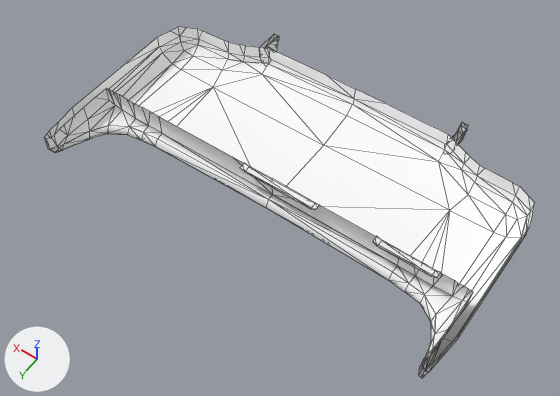
Renders of the Blender file compute module.blend from each side of a commit.
One viewpoint serves both versions: a 50 mm lens placed at (-8.19, 13.94, 17.1), pointed at (-0.31, 2.91, -0.22). The lights are fixed; the arrows at lower left show +X, +Y and +Z. Mesh edges are drawn as thin lines.

Names of what the first picture shows: 'Compute Module'.
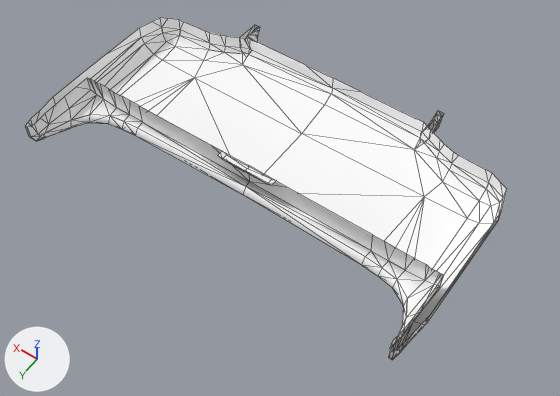
Where the change shows, as pixel boxes (x1, y1, x2, y2) in the pictures (560 x 396 px; the box of a moved part takes in the faces that stretch with it):
'Compute Module', reshaped, moved, modifiers changed: before (45, 27, 534, 378); after (26, 18, 507, 360)
part 1 of me_pip_boy_2000_007, moved or reshaped: before (180, 36, 199, 45); after (162, 27, 503, 202)
part 2 of me_pip_boy_2000_007, moved or reshaped: before (47, 136, 57, 149); after (28, 124, 392, 354)
part 3 of me_pip_boy_2000_007, added: after (97, 18, 507, 351)
part 4 of me_pip_boy_2000_007, added: after (35, 78, 443, 348)
part 5 of me_pip_boy_2000_007, added: after (87, 78, 444, 285)
part 6 of me_pip_boy_2000_007, added: after (31, 115, 407, 350)
part 7 of me_pip_boy_2000_007, deleted: before (45, 27, 534, 374)
part 8 of me_pip_boy_2000_007, cut back: before (286, 105, 534, 378); after (26, 18, 506, 360)
part 9 of me_pip_boy_2000_007, added: after (218, 150, 276, 185)

Patch to the scene script:
```diff
--- a/compute module.blend.py
+++ b/compute module.blend.py
@@ me_pip_boy_2000_007 @@
 # used by ob_compute_module; location = (-12.81, -0.09, -6.19); rotation_euler = (1.571, 0.0, 0.0), in degrees (90, 0, 0); scale = (1.65, 1.65, 1.65)
-me_pip_boy_2000_007.from_pydata(...)  # 400 vertices, 341 faces, 3 loose edges; spans x 3.77..11.4, y 3.74..4.35, z -3.55..0.91
+me_pip_boy_2000_007.from_pydata(...)  # 217 vertices, 174 faces, 3 loose edges; spans x 0.0..3.81, y 3.74..4.35, z -3.55..0.91
+# me_pip_boy_2000_007 part 1: the loose piece of 4 vertices spanning x 10.93..11.27, y 3.97..4.12, z -0.02..0.16 is moved by (-7.59, 0.0, 0.0)
+# me_pip_boy_2000_007 part 2: the loose piece of 5 vertices spanning x 11.14..11.2, y 4.1..4.35, z -3.55..-3.42 is moved by (-7.59, 0.0, 0.0)
+# me_pip_boy_2000_007 part 3: a new loose piece of 108 vertices spanning x 0.0..3.75, y 3.74..4.35, z -3.48..0.91
+# me_pip_boy_2000_007 part 4: a new loose piece of 26 vertices spanning x 0.0..3.64, y 3.91..4.35, z -3.43..-2.02, in mat_material_0024ec (its picture is missing)
+# me_pip_boy_2000_007 part 5: a new loose piece of 21 vertices spanning x 0.0..3.64, y 3.91..4.35, z -2.06..-2.02, in mat_material_0024ec (its picture is missing)
+# me_pip_boy_2000_007 part 6: a new loose piece of 19 vertices spanning x 0.0..3.6, y 3.77..4.11, z -3.55..-2.14, in mat_material_0024ec (its picture is missing)
+# me_pip_boy_2000_007 part 7: 12 loose pieces with 332 vertices, spanning x 3.9..11.4, y 3.74..4.35, z -3.55..0.91, are deleted
+# me_pip_boy_2000_007 part 8: 58 vertices removed from x 3.77..7.58, y 3.74..4.35, z -3.55..0.48; 22 vertices added at x 3.6..3.81, y 3.92..4.35, z -3.55..-0.01
+# me_pip_boy_2000_007 part 9: 11 vertices added at x 0.0..0.56, y 4.31..4.35, z -2.15..-2.02
 me_pip_boy_2000_007.materials.append(mat_material_000001)
@@ ob_compute_module @@
 ob_compute_module = bpy.data.objects.new('Compute Module', me_pip_boy_2000_007)
-ob_compute_module.location = (-12.81, -0.09, -6.19)
+ob_compute_module.location = (0.48, -0.09, -6.19)
 ob_compute_module.rotation_euler = (1.571, 0.0, 0.0)  # degrees (90, 0, 0)
@@ ob_compute_module @@
 _m = ob_compute_module.modifiers.new('Boolean', 'BOOLEAN')
+_m = ob_compute_module.modifiers.new('Mirror', 'MIRROR')
+_m.merge_threshold = 0.068
```
